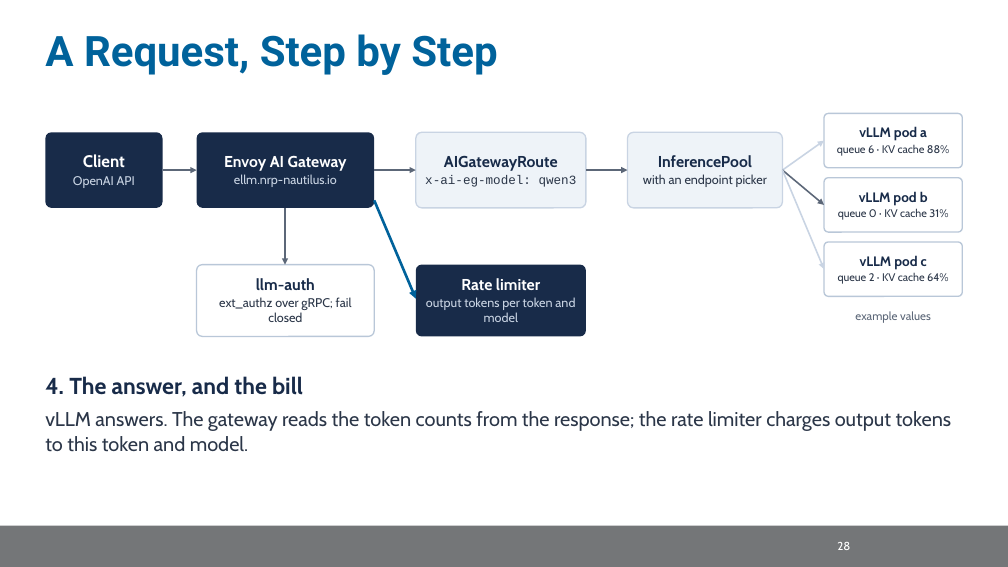
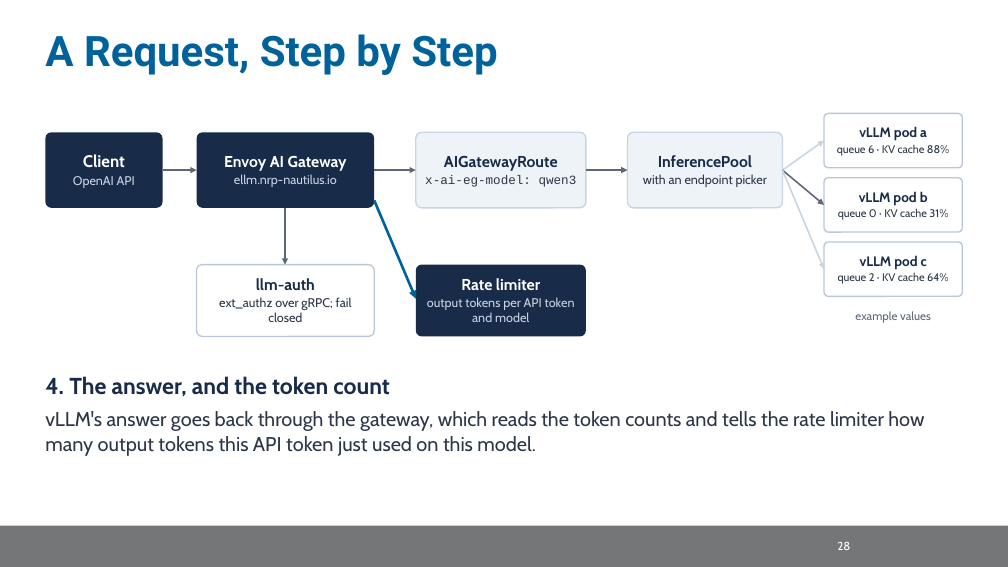
Before and after one commit to nrp-nautilus/nrp-training, a slide deck: slide 50 of trainings/scinet-sc26/slides/scinet-nrp.pptx (slide 38 before the commit). Drawn at 1008x567 pixels with LibreOffice and Linux fonts; fonts in the diff are those of the drawing; background and template pictures are left out. Boxes give left, top, right and bottom in pixels: in the first picture for what was removed or moved away, otherwise in the second. Text is boxed around its words. In the diff, an @@ line names an element or a change of style, - is before the commit and + after.

Commit message:
scinet-sc26: slide revisions, an agent in the demo, a presenter reference
- Slides advance by keys only; mouse clicks no longer change slides
- New slides: Containers and Kubernetes, How Services Get Deployed, Fitting
  Big Models on Contributed GPUs, What is a Namespace?, Runner Flavors (backup)
- Getting Traffic In redrawn to the real path (DNS, HAProxy ingress nodes,
  cert-manager; MetalLB for non-HTTP services); Policy, Network, Request path,
  Sharing GPUs and Multi-Node Serving step through with moving dots
- Owners get reservation taints, not a priority class; no billing wording
- Real Thanos panels and the MaDDash loss grid; Internet2 sites on the map
- Demo: no admin-only commands; new agent.ipynb with three read-only tools
- Slides split into section files; reference.md glossary for the presenter

```diff
--- a/trainings/scinet-sc26/slides/scinet-nrp.pptx
+++ b/trainings/scinet-sc26/slides/scinet-nrp.pptx
@@ text at [427, 297, 575, 322]: text changed @@
-output tokens per token and model
+output tokens per API token and model
@@ text at [45, 376, 924, 456]: text changed @@
-4. The answer, and the bill
-vLLM answers. The gateway reads the token counts from the response; the rate limiter charges output tokens to this token and model.
+4. The answer, and the token count
+vLLM's answer goes back through the gateway, which reads the token counts and tells the rate limiter how many output tokens this API token just used on this model.
```
Also in this commit, not shown: 48 other slides changed, 19 slides added, 3 slides removed, 28 other files.
